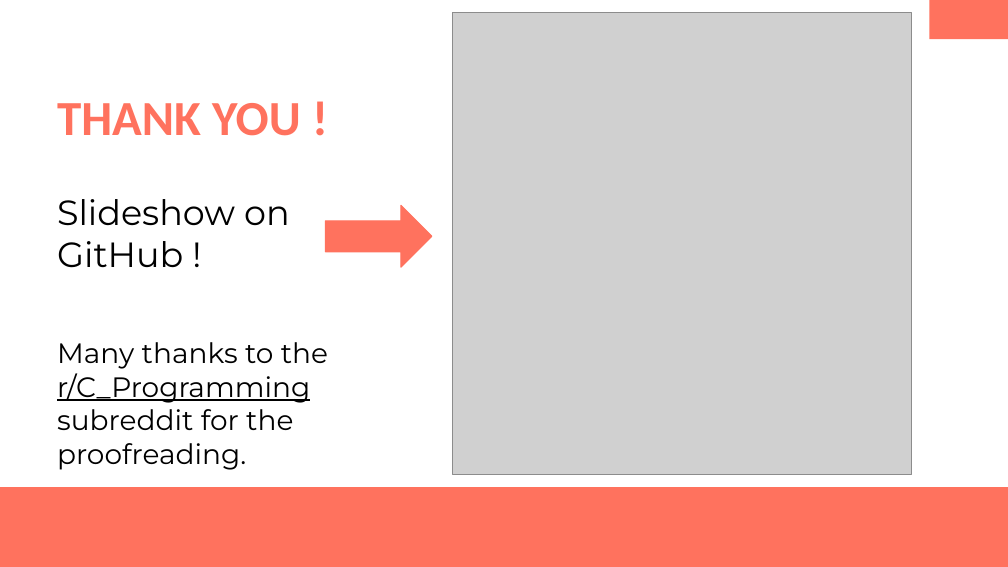
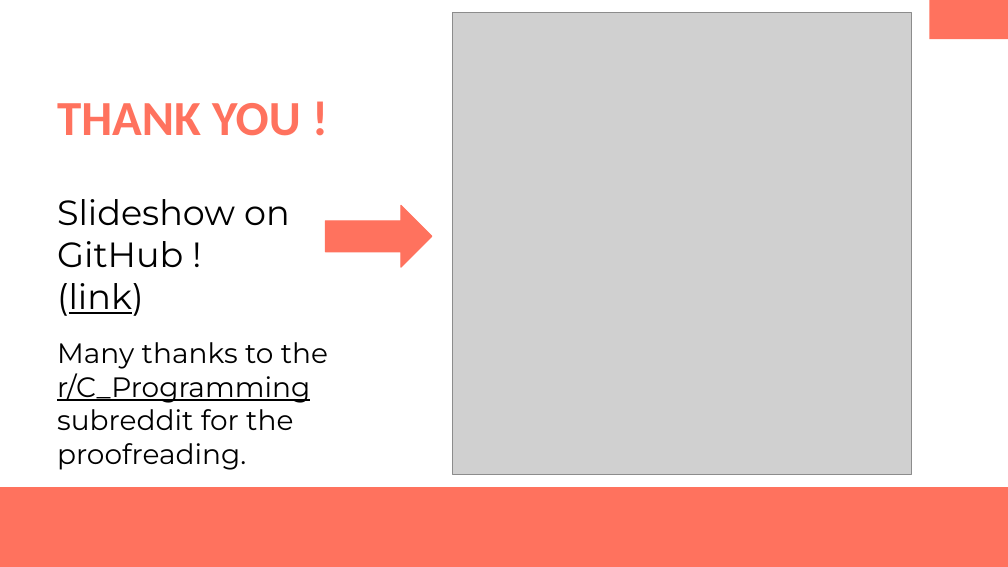
Before and after one commit to Chi-Iroh/Lets-Talk-About-C-Quirks, a slide deck: slide 107 of en/Talk - The Dirty Secrets of C.pptx. Drawn at 1008x567 pixels with LibreOffice and Linux fonts; fonts in the diff are those of the drawing; grey boxes stand for pictures. Boxes give left, top, right and bottom in pixels: in the first picture for what was removed or moved away, otherwise in the second. Text is boxed around its words. In the diff, an @@ line names an element or a change of style, - is before the commit and + after.

Commit message:
Add GitHub link in the slideshow, next to the QR code

```diff
--- a/en/Talk - The Dirty Secrets of C.pptx
+++ b/en/Talk - The Dirty Secrets of C.pptx
@@ text at bbox=[57, 283, 143, 316]: paragraph added @@
+(link)
```
Also in this commit, not shown: 1 other slide changed, 5 other files.
